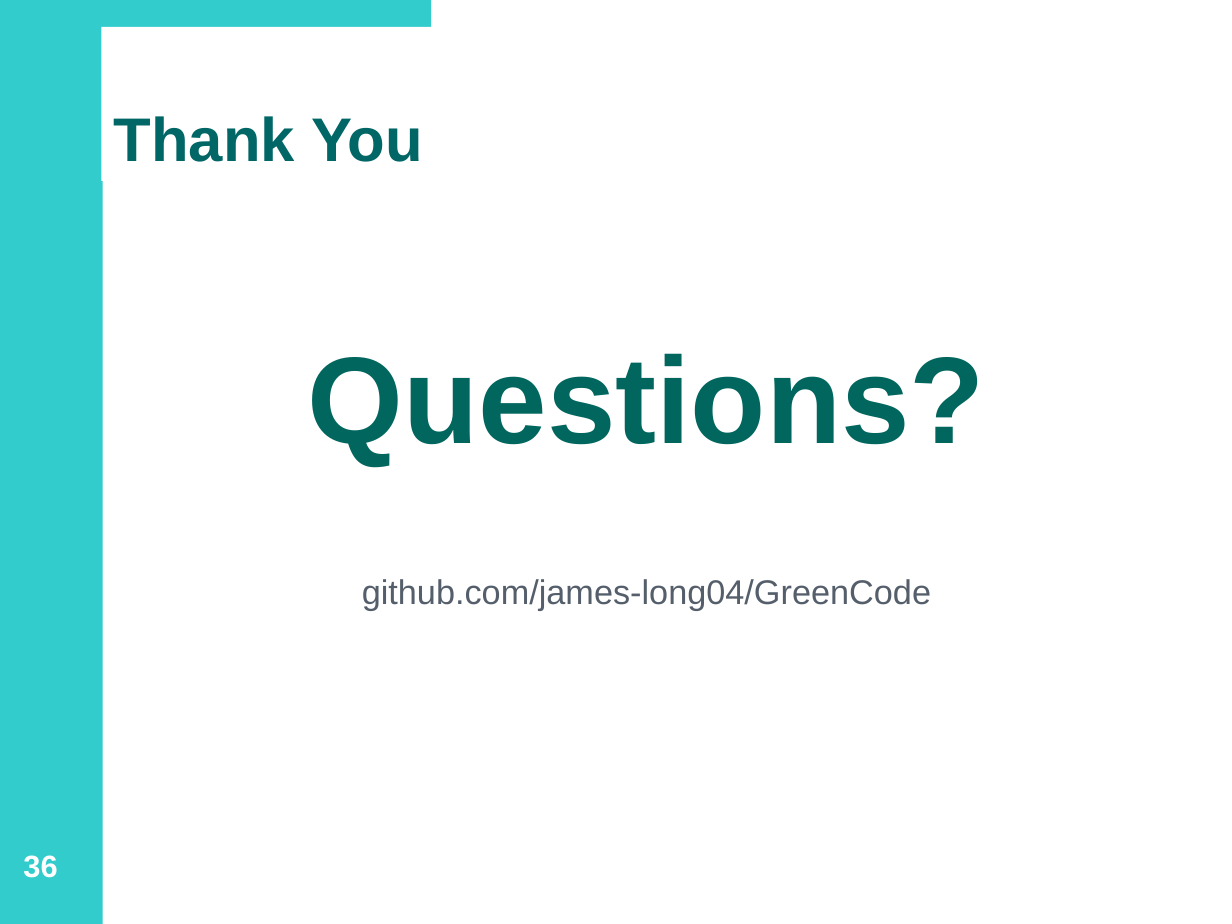
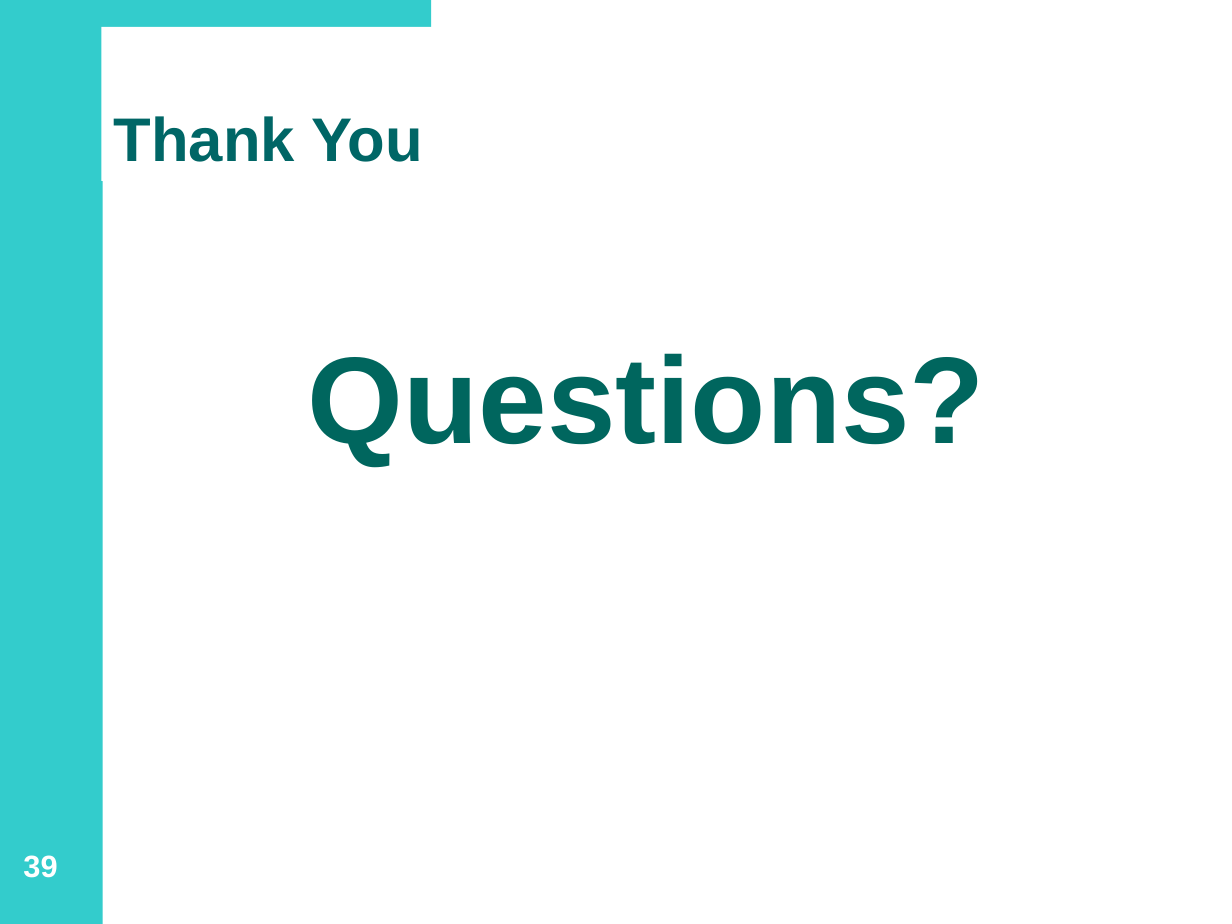
Before and after one commit to james-long04/GreenCode, a slide deck: slide 39 of docs/GreenCode-Interim-Demo.pptx (slide 36 before the commit). Drawn at 1232x924 pixels with LibreOffice and Linux fonts; fonts in the diff are those of the drawing. Boxes give left, top, right and bottom in pixels: in the first picture for what was removed or moved away, otherwise in the second. Text is boxed around its words. In the diff, an @@ line names an element or a change of style, - is before the commit and + after.

```diff
--- a/docs/GreenCode-Interim-Demo.pptx
+++ b/docs/GreenCode-Interim-Demo.pptx
@@ text removed at (362, 579, 931, 611) @@
-github.com/james-long04/GreenCode
@@ page number at (23, 855, 57, 878): text changed @@
-36
+39
```
Also in this commit, not shown: 2 other slides changed, 4 slides added, 1 slide removed.
